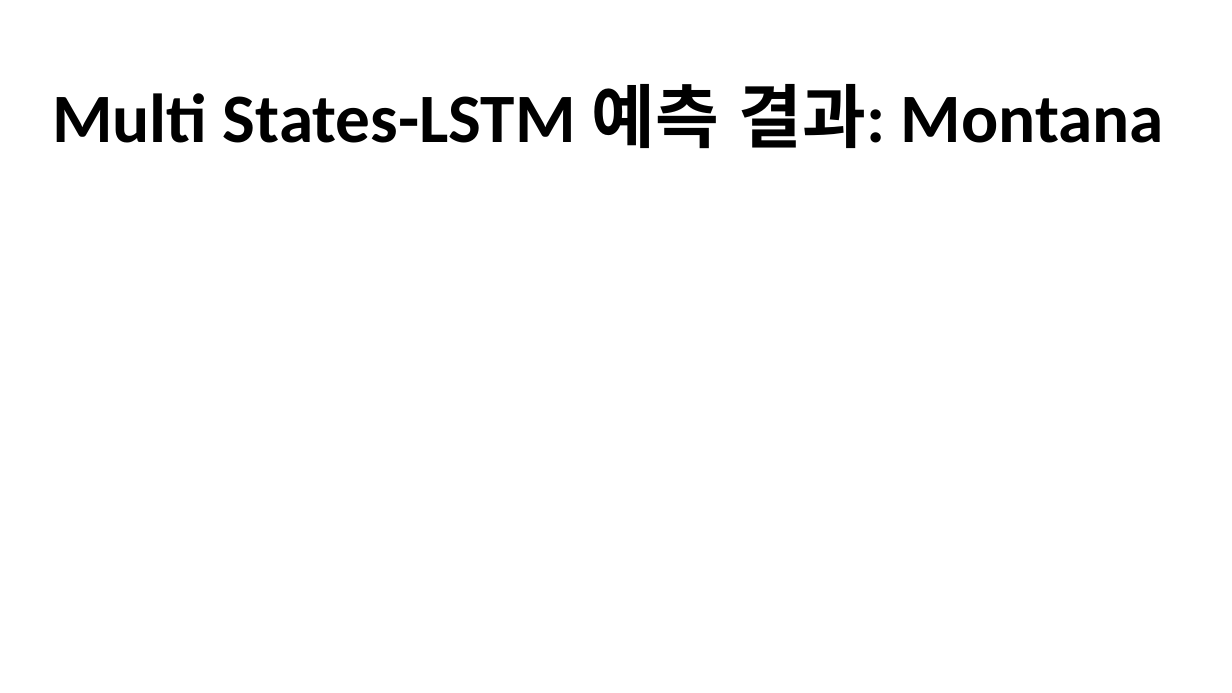
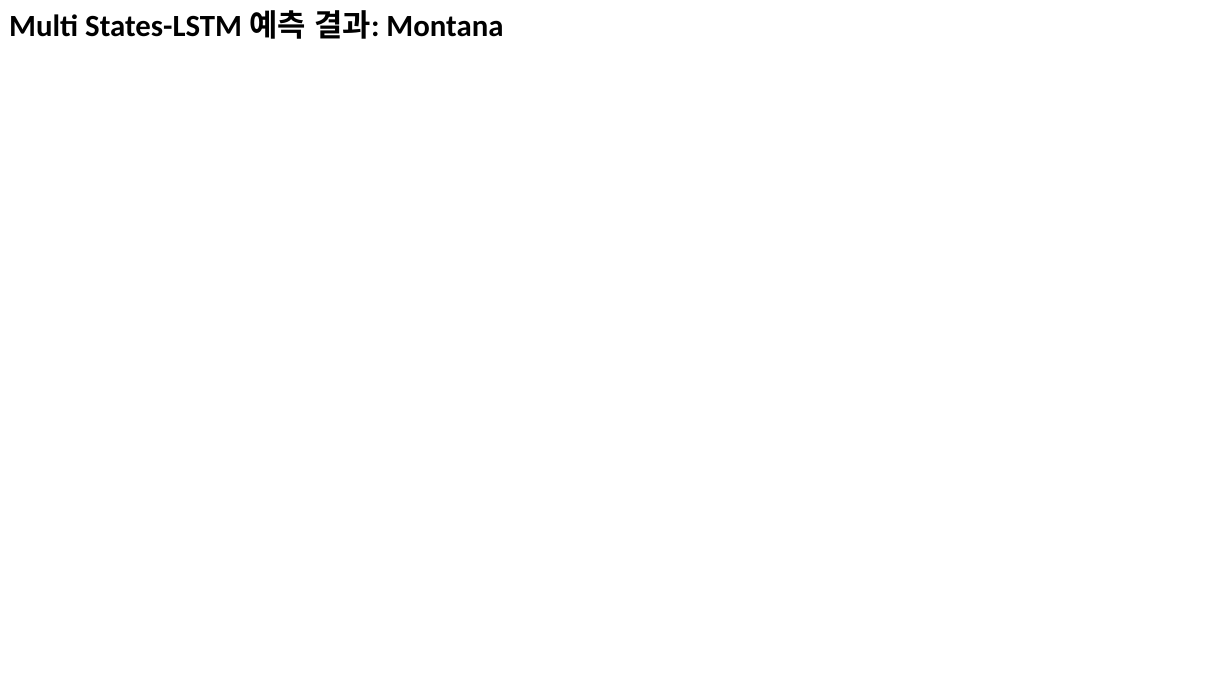
Before and after one commit to pcyoung75/GlobalForecasting, a slide deck: slide 81 of doc/Paper Images.pptx (slide 80 before the commit). Drawn at 1232x693 pixels with LibreOffice and Linux fonts; fonts in the diff are those of the drawing. Boxes give left, top, right and bottom in pixels: in the first picture for what was removed or moved away, otherwise in the second. Text is boxed around its words. In the diff, an @@ line names an element or a change of style, - is before the commit and + after.

```diff
--- a/doc/Paper Images.pptx
+++ b/doc/Paper Images.pptx
@@ title "Multi States-LSTM 예측 결과: Montana" at [9, 10, 503, 39]: size 54 to 24 pt; alignment centre to left @@
```
Also in this commit, not shown: 4 other slides changed, 9 slides added, 5 other files.
